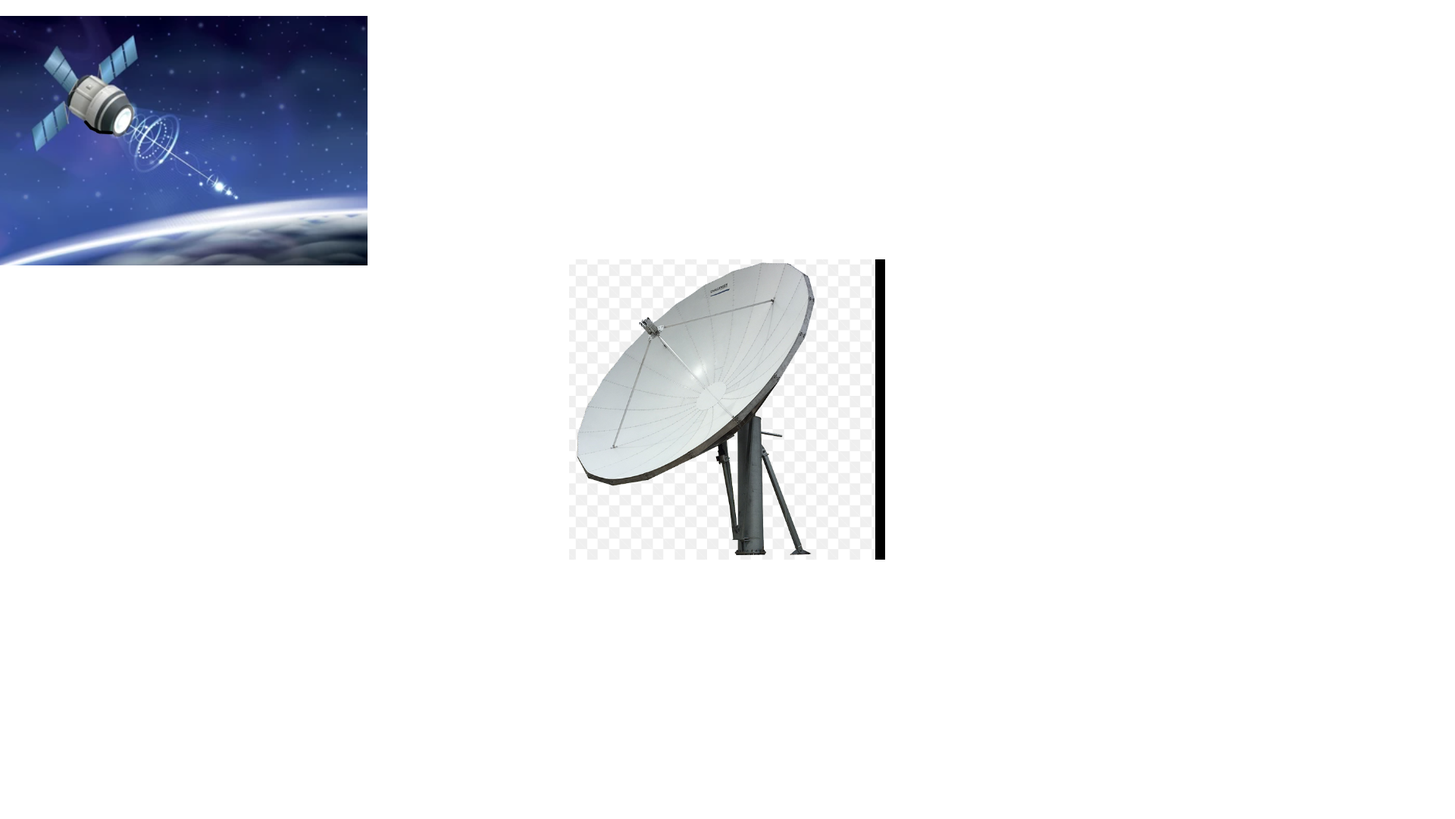
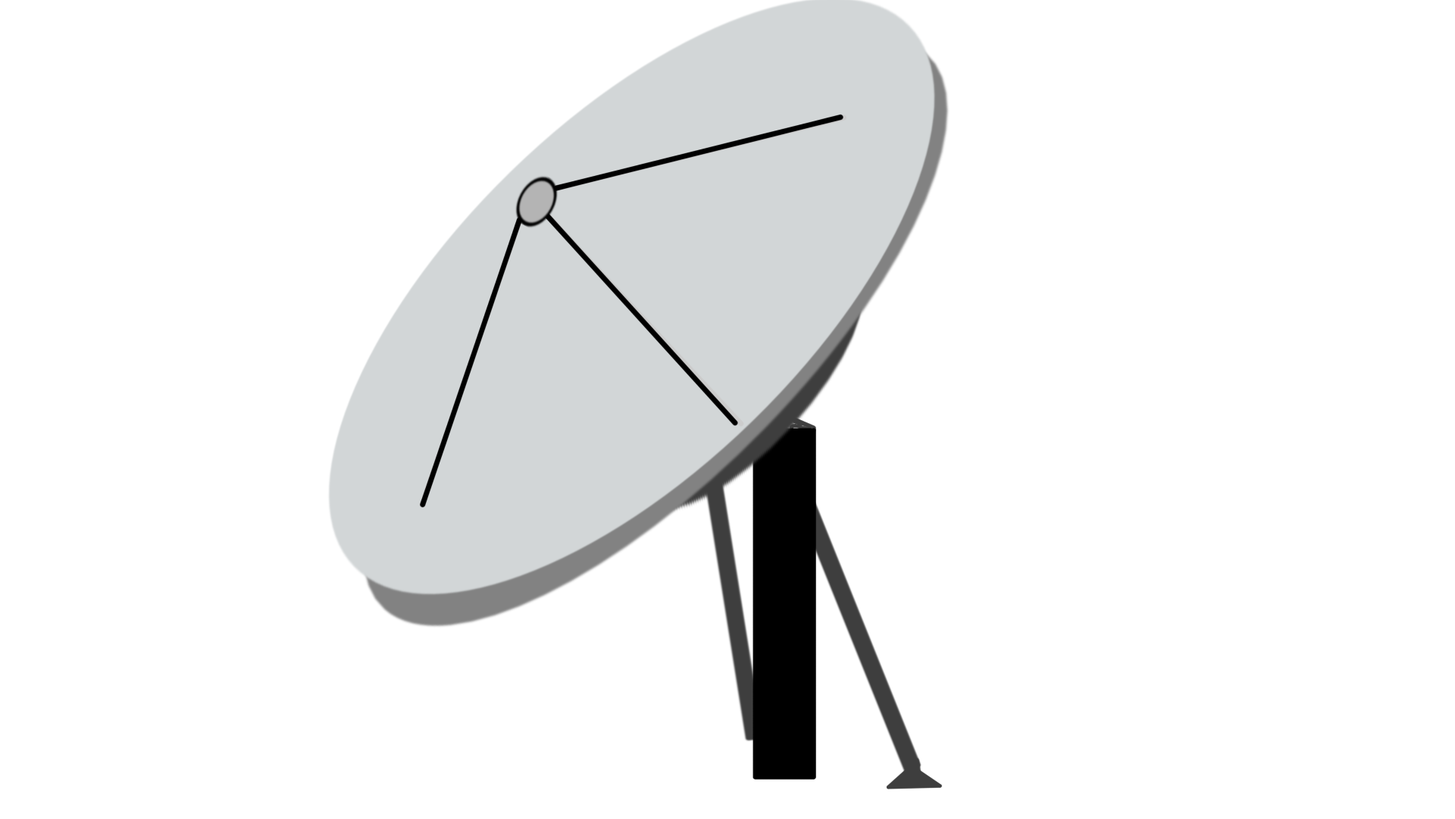
Comparing the layer stacks of the two 1455px x 819px images. Changes:
added layer "Paint Layer 11" above "Paint Layer 10" over [left=485, top=145, right=583, bottom=243]
added layer "Paint Layer 10" above "Paint Layer 9" over [left=388, top=97, right=874, bottom=534]
added layer "Paint Layer 9" above "Paint Layer 2 (pasted)" over [left=388, top=97, right=874, bottom=534]
hid "Paint Layer 2 (pasted)", opacity 100% → 46%, moved it above "Paint Layer 1", painted on it over [left=291, top=0, right=950, bottom=790]
removed layer "Paint Layer 2 (pasted)" (2nd of 2) over [left=0, top=15, right=426, bottom=314]
"Paint Layer 1": opacity 49% → 100%, moved it above "Paint Layer 2", painted on it over [left=66, top=0, right=950, bottom=631]
painted on "Paint Layer 2" over [left=48, top=0, right=950, bottom=631]
added layer "Paint Layer 4" above "Paint Layer 3" over [left=339, top=0, right=874, bottom=534]
added layer "Paint Layer 3" above "Paint Layer 5" over [left=727, top=388, right=825, bottom=780]
added layer "Paint Layer 5" above "Copy of Paint Layer 6" over [left=727, top=388, right=825, bottom=534]
added layer "Copy of Paint Layer 6" above "Paint Layer 8" over [left=679, top=436, right=777, bottom=777]
added layer "Paint Layer 8" above "Paint Layer 7" over [left=886, top=727, right=943, bottom=790]
added layer "Paint Layer 7" above "Paint Layer 6" over [left=886, top=727, right=943, bottom=790]
added layer "Paint Layer 6" over [left=776, top=485, right=931, bottom=777]
